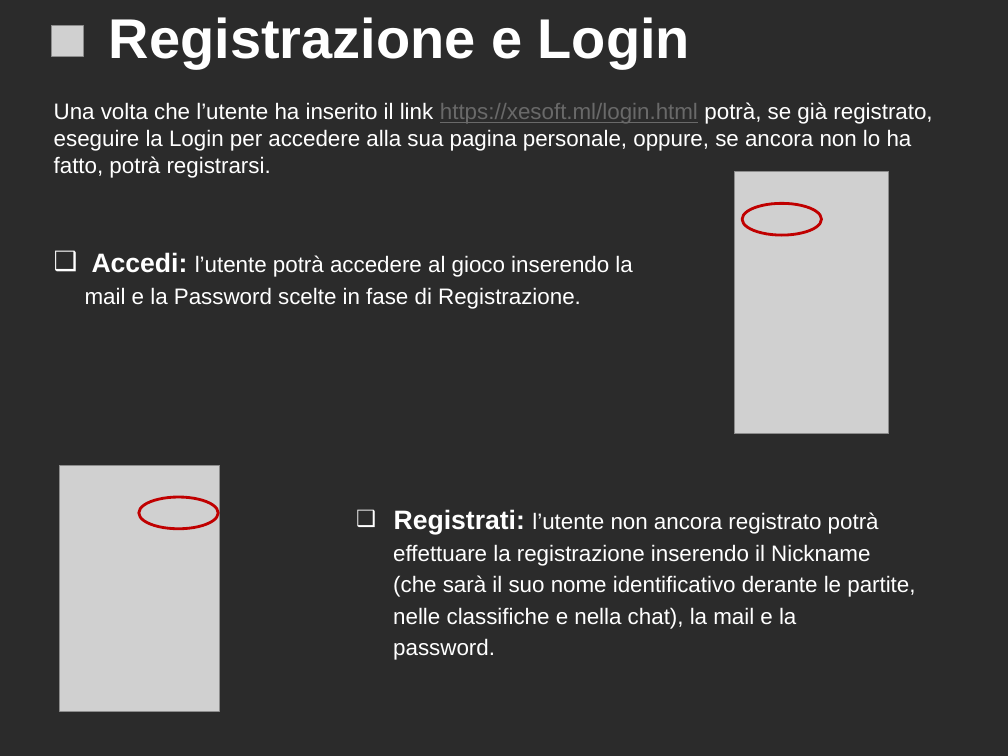
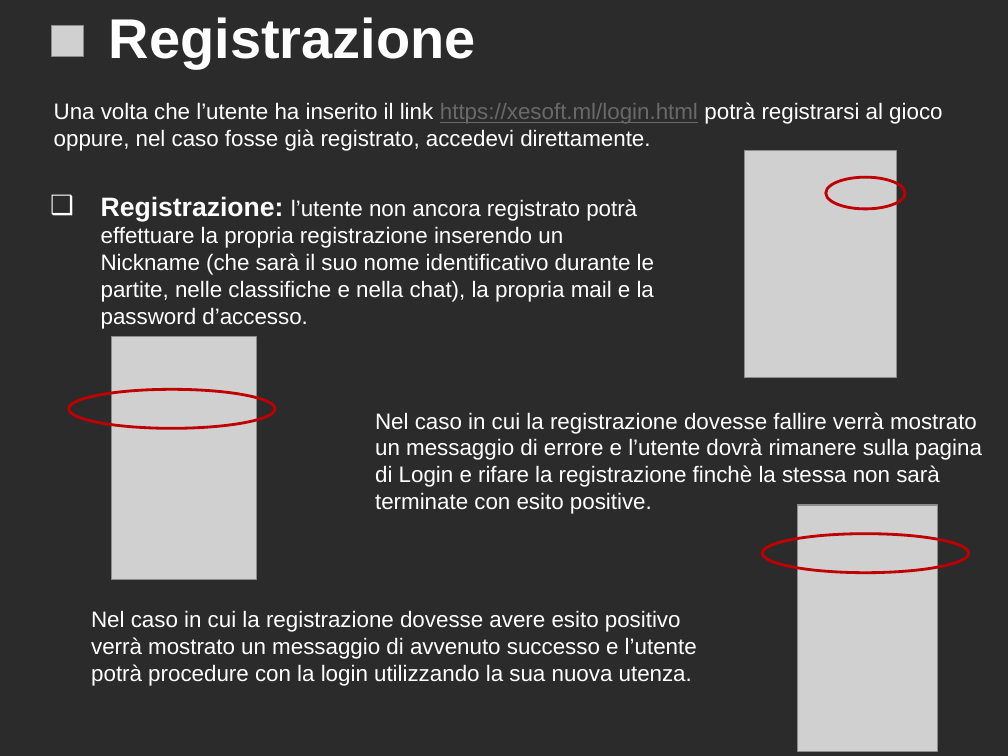
Before and after one commit to xesoftproject/chat, a slide deck: slide 2 of web/doc/xesoft-guida-al-gioco.pptx. Drawn at 1008x756 pixels with LibreOffice and Linux fonts; fonts in the diff are those of the drawing; grey boxes stand for pictures; background and template pictures are left out; a plain dark background stands for a picture behind light text. Boxes give left, top, right and bottom in pixels: in the first picture for what was removed or moved away, otherwise in the second. Text is boxed around its words. In the diff, an @@ line names an element or a change of style, - is before the commit and + after.

```diff
--- a/web/doc/xesoft-guida-al-gioco.pptx
+++ b/web/doc/xesoft-guida-al-gioco.pptx
@@ title at [109, 17, 476, 68]: text changed @@
-Registrazione e Login
+Registrazione
@@ text at [54, 102, 942, 151]: text changed @@
-Una volta che l’utente ha inserito il link https://xesoft.ml/login.html potrà, se già registrato, eseguire la Login per accedere alla sua pagina personale, oppure, se ancora non lo ha fatto, potrà registrarsi.
-❑ Accedi: l’utente potrà accedere al gioco inserendo la
-mail e la Password scelte in fase di Registrazione.
-            ❑ Registrati: l’utente non ancora registrato potrà
-            effettuare la registrazione inserendo il Nickname
-            (che sarà il suo nome identificativo derante le partite,
-            nelle classifiche e nella chat), la mail e la
-            password.
+Una volta che l’utente ha inserito il link https://xesoft.ml/login.html potrà registrarsi al gioco oppure, nel caso fosse già registrato, accedevi direttamente.
@@ picture: place and size @@
-picture at [734, 171, 888, 433]
+picture at [745, 150, 896, 378]
@@ ellipse: place and size @@
-ellipse at [139, 497, 219, 528]
+ellipse at [826, 177, 905, 209]
@@ text added at [101, 196, 654, 329], 16 pt, text #FFFFFF @@
+❑ Registrazione: l’utente non ancora registrato potrà effettuare la propria registrazione inserendo un Nickname (che sarà il suo nome identificativo durante le partite, nelle classifiche e nella chat), la propria mail e la password d’accesso.
@@ ellipse removed at [742, 204, 822, 235] @@
@@ picture added at [112, 337, 256, 580] @@
@@ ellipse added at [69, 389, 275, 428], outline #C00000 2 pt @@
@@ text added at [375, 412, 982, 514], 16 pt, text #FFFFFF @@
+Nel caso in cui la registrazione dovesse fallire verrà mostrato un messaggio di errore e l’utente dovrà rimanere sulla pagina di Login e rifare la registrazione finchè la stessa non sarà terminate con esito positive.
@@ picture removed at [59, 466, 220, 712] @@
@@ picture added at [797, 505, 936, 751] @@
@@ ellipse added at [762, 533, 969, 573], outline #C00000 2 pt @@
@@ text added at [91, 610, 697, 686], 16 pt, text #FFFFFF @@
+Nel caso in cui la registrazione dovesse avere esito positivo verrà mostrato un messaggio di avvenuto successo e l’utente potrà procedure con la login utilizzando la sua nuova utenza.
```
Also in this commit, not shown: 1 other slide changed, 2 slides added, 1 other file.
